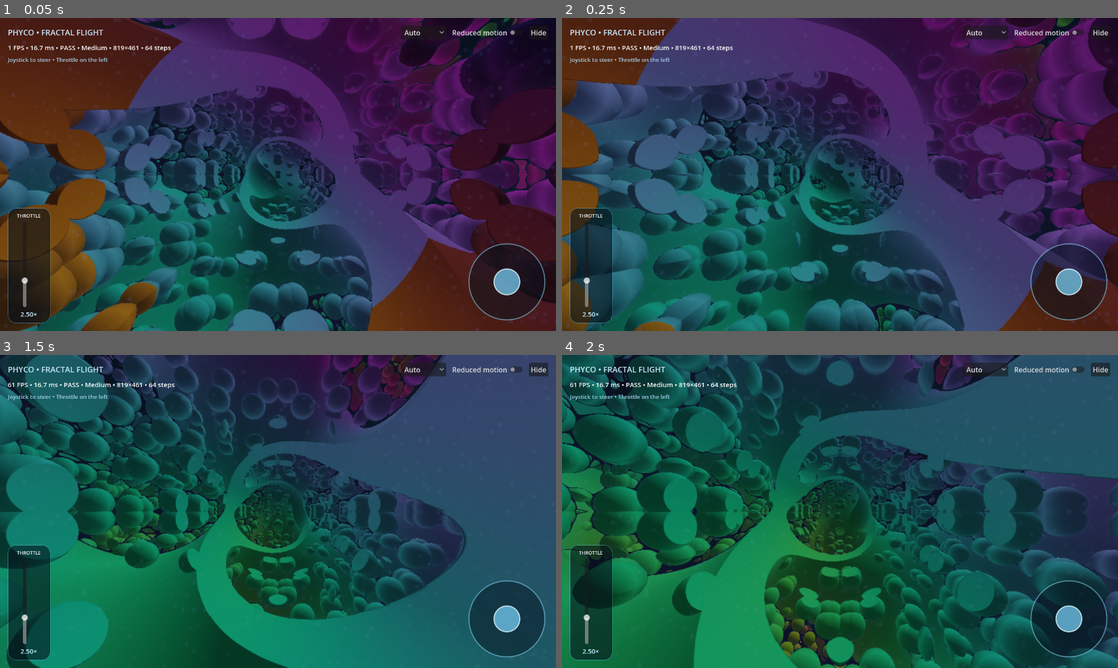
Above: before the commit, frames 1-4 (two rows, left to right).
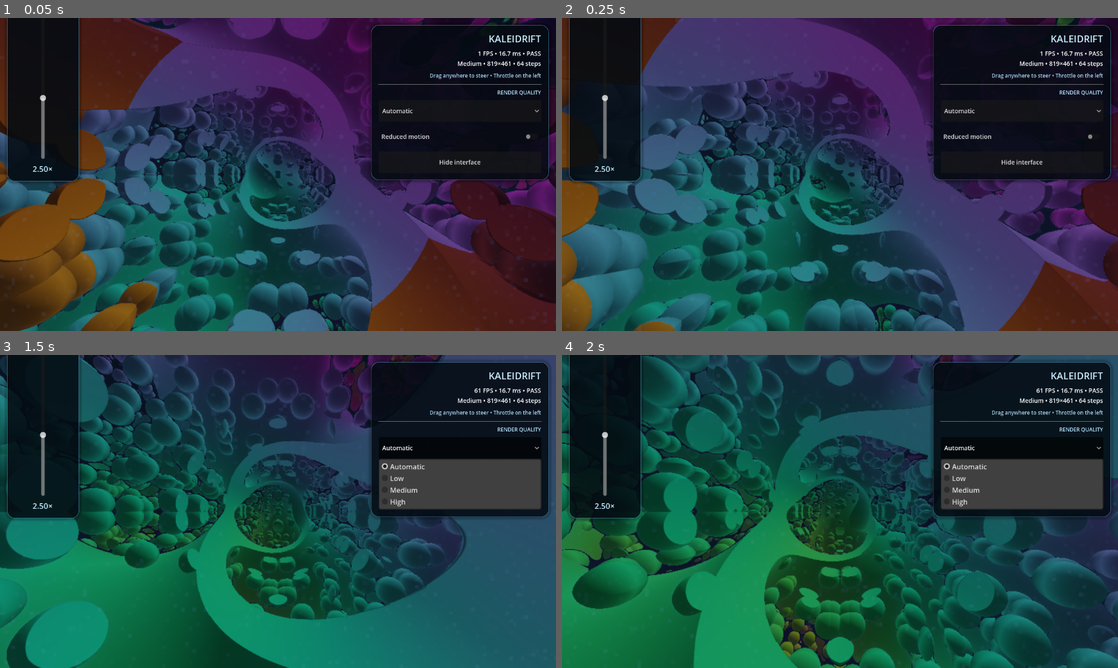
Above: after the commit, the same moments.

Repository: Chromeninja/Kaleidrift
Game: Godot game, scene res://main.tscn
Two runs of this game, one before a commit and one after it. Both use one fixed random seed, a clock stepped at 60 frames per second and the inputs below.
Inputs (mouse positions are in pixels of both pictures, inside the frame that each line leads up to):
- Up to frame 1 (0.05 s): no input
- Up to frame 2 (0.25 s): no input
- Up to frame 3 (1.5 s): click (422, 370) at 0.5 s, where only the run before the commit has a clickable "Auto"; click (461, 448) at 1.25 s, where only the run after the commit has a clickable "Automatic"
- Up to frame 4 (2 s): no input

The runs differ from the first frame. In frame 1, 24% of the frame differs, in the area x 1-99%, y 0-98%; in frame 2, 28%; in frame 3, 28%; in frame 4, 25%.

Commit message:
Refactor project name and update related configurations to KaleiDrift

Diff:
--- a/project.godot
+++ b/project.godot
@@ -14,7 +14,7 @@
 
 [application]
 
-config/name="Phyco Fractal Flight Prototype"
+config/name="KaleiDrift"
 run/main_scene="res://main.tscn"
 config/features=PackedStringArray("4.7", "Mobile")
 
--- a/scripts/main.gd
+++ b/scripts/main.gd
@@ -10,81 +10,24 @@
 	{"name": "High", "render_scale": 1.0, "steps": 84, "detail": 5, "distance": 78.0}
 ]
 
-
-class FlightJoystick:
-	extends Control
-
-	signal moved(value: Vector2)
-
-	var knob_offset := Vector2.ZERO
-	var touch_id := -1
-	var mouse_down := false
-
-	func _ready() -> void:
-		mouse_filter = Control.MOUSE_FILTER_STOP
-		gui_input.connect(_on_gui_input)
-		resized.connect(queue_redraw)
-
-	func _draw() -> void:
-		var center := size * 0.5
-		var radius := minf(size.x, size.y) * 0.46
-		draw_circle(center, radius, Color(0.02, 0.07, 0.12, 0.48))
-		draw_arc(center, radius, 0.0, TAU, 64, Color(0.55, 0.88, 1.0, 0.58), 2.0, true)
-		draw_circle(center + knob_offset, radius * 0.34, Color(0.48, 0.84, 1.0, 0.7))
-		draw_arc(center + knob_offset, radius * 0.34, 0.0, TAU, 40, Color(0.9, 0.98, 1.0, 0.9), 2.0, true)
-
-	func _on_gui_input(event: InputEvent) -> void:
-		if event is InputEventScreenTouch:
-			if event.pressed and touch_id == -1:
-				touch_id = event.index
-				_update_pointer(event.position)
-				accept_event()
-			elif not event.pressed and event.index == touch_id:
-				touch_id = -1
-				_release_pointer()
-				accept_event()
-		elif event is InputEventScreenDrag and event.index == touch_id:
-			_update_pointer(event.position)
-			accept_event()
-		elif event is InputEventMouseButton and event.button_index == MOUSE_BUTTON_LEFT:
-			mouse_down = event.pressed
-			if mouse_down:
-				_update_pointer(event.position)
-			else:
-				_release_pointer()
-			accept_event()
-		elif event is InputEventMouseMotion and mouse_down:
-			_update_pointer(event.position)
-			accept_event()
-
-	func _update_pointer(local_position: Vector2) -> void:
-		var radius := minf(size.x, size.y) * 0.46
-		knob_offset = (local_position - size * 0.5).limit_length(radius)
-		moved.emit(knob_offset / radius)
-		queue_redraw()
-
-	func _release_pointer() -> void:
-		knob_offset = Vector2.ZERO
-		moved.emit(Vector2.ZERO)
-		queue_redraw()
-
-
 var render_viewport: SubViewport
 var render_rect: ColorRect
 var output_rect: TextureRect
 var shader_material: ShaderMaterial
 var hud_layer: CanvasLayer
 var safe_root: MarginContainer
-var top_bar: HBoxContainer
+var throttle_panel: PanelContainer
+var info_panel: PanelContainer
 var title_label: Label
 var metrics_label: Label
 var status_label: Label
+var throttle_label: Label
 var speed_slider: VSlider
 var speed_readout: Label
-var throttle_panel: PanelContainer
-var joystick: FlightJoystick
+var quality_label: Label
 var quality_selector: OptionButton
 var reduced_motion_toggle: CheckButton
+var hide_button: Button
 
 var camera_position := Vector3(0.0, 0.0, 2.0)
 var yaw := 0.0
@@ -96,8 +39,8 @@
 var evaluation_elapsed := 0.0
 var stable_fast_elapsed := 0.0
 var frame_ms_samples: Array[float] = []
-var joystick_vector := Vector2.ZERO
-var free_drag_active := false
+var steering_touch_id := -1
+var steering_mouse_active := false
 var hud_visible := true
 
 
@@ -107,14 +50,19 @@
 	_resize_render_target()
 	_apply_quality(current_quality)
 	get_viewport().size_changed.connect(_on_viewport_size_changed)
-	status_label.text = "Joystick to steer • Throttle on the left"
+	status_label.text = "Drag anywhere to steer • Throttle on the left"
+
+
+func _notification(what: int) -> void:
+	if what == NOTIFICATION_WM_GO_BACK_REQUEST:
+		if not hud_visible:
+			_set_hud_visible(true)
+		else:
+			get_tree().quit()
 
 
 func _process(delta: float) -> void:
 	elapsed += delta
-	if joystick_vector.length_squared() > 0.0001:
-		_apply_steering_delta(joystick_vector * 420.0 * delta)
-
 	var basis := Basis.from_euler(Vector3(pitch, yaw, 0.0))
 	var forward := -basis.z.normalized()
 	var right := basis.x.normalized()
@@ -138,6 +86,10 @@
 
 
 func _input(event: InputEvent) -> void:
+	if event.is_action_pressed("ui_cancel") and not hud_visible:
+		_set_hud_visible(true)
+		get_viewport().set_input_as_handled()
+		return
 	if event.is_action_pressed("toggle_hud"):
 		_set_hud_visible(not hud_visible)
 		return
@@ -145,19 +97,24 @@
 		_reset_flight()
 		return
 	if event is InputEventScreenTouch:
-		if event.pressed and not hud_visible and event.position.x < 120.0 and event.position.y < 120.0:
-			_set_hud_visible(true)
+		if event.pressed and steering_touch_id == -1 and not _is_over_hud_control(event.position):
+			steering_touch_id = event.index
+		elif not event.pressed and event.index == steering_touch_id:
+			steering_touch_id = -1
+	elif event is InputEventScreenDrag and event.index == steering_touch_id:
+		_apply_steering_delta(event.relative)
 	elif event is InputEventMouseButton and event.button_index == MOUSE_BUTTON_LEFT:
-		# When the HUD is hidden, retain the original desktop drag-anywhere steering.
-		if not hud_visible and event.position.x > get_viewport().get_visible_rect().size.x * 0.45:
-			free_drag_active = event.pressed
-	elif event is InputEventMouseMotion and free_drag_active:
+		if event.pressed:
+			steering_mouse_active = not _is_over_hud_control(event.position)
+		else:
+			steering_mouse_active = false
+	elif event is InputEventMouseMotion and steering_mouse_active:
 		_apply_steering_delta(event.relative)
 
 
 func _build_render_pipeline() -> void:
 	render_viewport = SubViewport.new()
-	render_viewport.name = "FractalViewport"
+	render_viewport.name = "KaleiDriftViewport"
 	render_viewport.disable_3d = true
 	render_viewport.render_target_update_mode = SubViewport.UPDATE_ALWAYS
 	render_viewport.transparent_bg = false
@@ -186,90 +143,53 @@
 	hud_layer = CanvasLayer.new()
 	hud_layer.name = "HUD"
 	add_child(hud_layer)
-
 	safe_root = MarginContainer.new()
 	safe_root.set_anchors_and_offsets_preset(Control.PRESET_FULL_RECT)
 	hud_layer.add_child(safe_root)
 
-	var layout := VBoxContainer.new()
-	layout.add_theme_constant_override("separation", 8)
-	safe_root.add_child(layout)
-
-	top_bar = HBoxContainer.new()
-	top_bar.add_theme_constant_override("separation", 8)
-	layout.add_child(top_bar)
-	title_label = Label.new()
-	title_label.text = "PHYCO • FRACTAL FLIGHT"
-	title_label.add_theme_font_size_override("font_size", 18)
-	title_label.add_theme_color_override("font_color", Color(0.80, 0.93, 1.0))
-	top_bar.add_child(title_label)
-	var spacer := Control.new()
-	spacer.size_flags_horizontal = Control.SIZE_EXPAND_FILL
-	top_bar.add_child(spacer)
-	quality_selector = OptionButton.new()
-	quality_selector.add_item("Auto")
-	for preset in QUALITY_PRESETS:
-		quality_selector.add_item(str(preset["name"]))
-	quality_selector.item_selected.connect(_on_quality_selected)
-	top_bar.add_child(quality_selector)
-	reduced_motion_toggle = CheckButton.new()
-	reduced_motion_toggle.text = "Reduced motion"
-	reduced_motion_toggle.toggled.connect(_on_reduced_motion_toggled)
-	top_bar.add_child(reduced_motion_toggle)
-	var hide_button := Button.new()
-	hide_button.text = "Hide"
-	hide_button.pressed.connect(func() -> void: _set_hud_visible(false))
-	top_bar.add_child(hide_button)
-
-	metrics_label = Label.new()
-	metrics_label.add_theme_font_size_override("font_size", 15)
-	layout.add_child(metrics_label)
-	status_label = Label.new()
-	status_label.add_theme_font_size_override("font_size", 13)
-	status_label.add_theme_color_override("font_color", Color(0.67, 0.83, 0.94))
-	layout.add_child(status_label)
-
-	var controls := Control.new()
-	controls.size_flags_vertical = Control.SIZE_EXPAND_FILL
-	layout.add_child(controls)
-	_build_throttle(controls)
-	joystick = FlightJoystick.new()
-	joystick.set_anchors_preset(Control.PRESET_BOTTOM_RIGHT)
-	joystick.grow_horizontal = Control.GROW_DIRECTION_BEGIN
-	joystick.grow_vertical = Control.GROW_DIRECTION_BEGIN
-	joystick.moved.connect(func(value: Vector2) -> void: joystick_vector = value)
-	controls.add_child(joystick)
+	var overlay := Control.new()
+	overlay.mouse_filter = Control.MOUSE_FILTER_IGNORE
+	safe_root.add_child(overlay)
+	_build_throttle(overlay)
+	_build_info_panel(overlay)
 	_update_safe_layout()
+
+
+func _panel_style() -> StyleBoxFlat:
+	var style := StyleBoxFlat.new()
+	style.bg_color = Color(0.015, 0.045, 0.075, 0.82)
+	style.border_color = Color(0.42, 0.82, 1.0, 0.48)
+	style.set_border_width_all(1)
+	style.set_corner_radius_all(18)
+	style.shadow_color = Color(0.0, 0.0, 0.0, 0.3)
+	style.shadow_size = 8
+	return style
 
 
 func _build_throttle(parent: Control) -> void:
 	throttle_panel = PanelContainer.new()
-	throttle_panel.set_anchors_preset(Control.PRESET_BOTTOM_LEFT)
+	throttle_panel.set_anchors_preset(Control.PRESET_CENTER_LEFT)
 	throttle_panel.grow_horizontal = Control.GROW_DIRECTION_END
-	throttle_panel.grow_vertical = Control.GROW_DIRECTION_BEGIN
-	var panel_style := StyleBoxFlat.new()
-	panel_style.bg_color = Color(0.02, 0.06, 0.10, 0.58)
-	panel_style.border_color = Color(0.45, 0.82, 1.0, 0.38)
-	panel_style.set_border_width_all(1)
-	panel_style.set_corner_radius_all(18)
-	panel_style.content_margin_left = 10
-	panel_style.content_margin_right = 10
-	panel_style.content_margin_top = 10
-	panel_style.content_margin_bottom = 10
-	throttle_panel.add_theme_stylebox_override("panel", panel_style)
+	throttle_panel.grow_vertical = Control.GROW_DIRECTION_BOTH
+	var style := _panel_style()
+	style.content_margin_left = 14
+	style.content_margin_right = 14
+	style.content_margin_top = 16
+	style.content_margin_bottom = 16
+	throttle_panel.add_theme_stylebox_override("panel", style)
 	parent.add_child(throttle_panel)
 
 	var box := VBoxContainer.new()
 	box.alignment = BoxContainer.ALIGNMENT_CENTER
-	box.add_theme_constant_override("separation", 5)
+	box.add_theme_constant_override("separation", 10)
 	throttle_panel.add_child(box)
-	var label := Label.new()
-	label.text = "THROTTLE"
-	label.horizontal_alignment = HORIZONTAL_ALIGNMENT_CENTER
-	label.add_theme_font_size_override("font_size", 11)
-	box.add_child(label)
+	throttle_label = Label.new()
+	throttle_label.text = "THROTTLE"
+	throttle_label.horizontal_alignment = HORIZONTAL_ALIGNMENT_CENTER
+	throttle_label.add_theme_color_override("font_color", Color(0.72, 0.9, 1.0))
+	box.add_child(throttle_label)
 	speed_slider = VSlider.new()
-	speed_slider.custom_minimum_size = Vector2(58, 130)
+	speed_slider.size_flags_horizontal = Control.SIZE_EXPAND_FILL
 	speed_slider.size_flags_vertical = Control.SIZE_EXPAND_FILL
 	speed_slider.min_value = 0.25
 	speed_slider.max_value = 8.0
@@ -280,15 +200,75 @@
 	speed_readout = Label.new()
 	speed_readout.text = "%.2f×" % speed
 	speed_readout.horizontal_alignment = HORIZONTAL_ALIGNMENT_CENTER
-	speed_readout.add_theme_font_size_override("font_size", 15)
 	speed_readout.add_theme_color_override("font_color", Color(0.78, 0.94, 1.0))
 	box.add_child(speed_readout)
 
 
+func _build_info_panel(parent: Control) -> void:
+	info_panel = PanelContainer.new()
+	info_panel.set_anchors_preset(Control.PRESET_TOP_RIGHT)
+	info_panel.grow_horizontal = Control.GROW_DIRECTION_BEGIN
+	var style := _panel_style()
+	style.content_margin_left = 18
+	style.content_margin_right = 18
+	style.content_margin_top = 16
+	style.content_margin_bottom = 16
+	info_panel.add_theme_stylebox_override("panel", style)
+	parent.add_child(info_panel)
+
+	var content := VBoxContainer.new()
+	content.add_theme_constant_override("separation", 9)
+	info_panel.add_child(content)
+	title_label = Label.new()
+	title_label.text = "KALEIDRIFT"
+	title_label.horizontal_alignment = HORIZONTAL_ALIGNMENT_RIGHT
+	title_label.add_theme_color_override("font_color", Color(0.80, 0.94, 1.0))
+	content.add_child(title_label)
+	metrics_label = Label.new()
+	metrics_label.horizontal_alignment = HORIZONTAL_ALIGNMENT_RIGHT
+	metrics_label.autowrap_mode = TextServer.AUTOWRAP_WORD_SMART
+	content.add_child(metrics_label)
+	status_label = Label.new()
+	status_label.horizontal_alignment = HORIZONTAL_ALIGNMENT_RIGHT
+	status_label.autowrap_mode = TextServer.AUTOWRAP_WORD_SMART
+	status_label.add_theme_color_override("font_color", Color(0.67, 0.83, 0.94))
+	content.add_child(status_label)
+	var divider := HSeparator.new()
+	content.add_child(divider)
+	quality_label = Label.new()
+	quality_label.text = "RENDER QUALITY"
+	quality_label.horizontal_alignment = HORIZONTAL_ALIGNMENT_RIGHT
+	quality_label.add_theme_color_override("font_color", Color(0.72, 0.9, 1.0))
+	content.add_child(quality_label)
+	quality_selector = OptionButton.new()
+	quality_selector.add_item("Automatic")
+	for preset in QUALITY_PRESETS:
+		quality_selector.add_item(str(preset["name"]))
+	quality_selector.item_selected.connect(_on_quality_selected)
+	content.add_child(quality_selector)
+	reduced_motion_toggle = CheckButton.new()
+	reduced_motion_toggle.text = "Reduced motion"
+	reduced_motion_toggle.toggled.connect(_on_reduced_motion_toggled)
+	content.add_child(reduced_motion_toggle)
+	hide_button = Button.new()
+	hide_button.text = "Hide interface"
+	hide_button.pressed.connect(func() -> void: _set_hud_visible(false))
+	content.add_child(hide_button)
+
+
 func _apply_steering_delta(delta_pixels: Vector2) -> void:
 	const SENSITIVITY := 0.0035
-	yaw -= delta_pixels.x * SENSITIVITY
-	pitch = clamp(pitch - delta_pixels.y * SENSITIVITY, -1.45, 1.45)
+	yaw = wrapf(yaw - delta_pixels.x * SENSITIVITY, -PI, PI)
+	pitch = wrapf(pitch - delta_pixels.y * SENSITIVITY, -PI, PI)
+
+
+func _is_over_hud_control(position: Vector2) -> bool:
+	if not hud_visible:
+		return false
+	return (
+		throttle_panel.get_global_rect().has_point(position)
+		or info_panel.get_global_rect().has_point(position)
+	)
 
 
 func _on_speed_changed(value: float) -> void:
@@ -321,22 +301,47 @@
 		var reported_safe_area := DisplayServer.get_display_safe_area()
 		if reported_safe_area.size.x > 0 and reported_safe_area.size.y > 0:
 			safe_rect = reported_safe_area
-	var padding := maxi(12, int(mini(window_size.x, window_size.y) * 0.025))
+	var short_side := float(mini(window_size.x, window_size.y))
+	var ui_scale := clampf(short_side / 720.0, 0.85, 2.2)
+	var padding := maxi(roundi(14.0 * ui_scale), roundi(short_side * 0.022))
 	safe_root.add_theme_constant_override("margin_left", safe_rect.position.x + padding)
 	safe_root.add_theme_constant_override("margin_top", safe_rect.position.y + padding)
 	safe_root.add_theme_constant_override("margin_right", window_size.x - safe_rect.end.x + padding)
 	safe_root.add_theme_constant_override("margin_bottom", window_size.y - safe_rect.end.y + padding)
 
-	var short_side := minf(window_size.x, window_size.y)
-	var joystick_size := clampf(short_side * 0.27, 132.0, 190.0)
-	joystick.custom_minimum_size = Vector2(joystick_size, joystick_size)
-	throttle_panel.custom_minimum_size = Vector2(
-		clampf(short_side * 0.15, 82.0, 98.0),
-		clampf(window_size.y * 0.40, 190.0, 265.0)
+	var portrait := window_size.y > window_size.x
+	var available_height := float(safe_rect.size.y - padding * 2)
+	var throttle_width := clampf(
+		float(window_size.x) * (0.24 if portrait else 0.13),
+		100.0 * ui_scale,
+		180.0 * ui_scale
 	)
-	var portrait := window_size.y > window_size.x
-	title_label.visible = not portrait or window_size.x >= 650
-	reduced_motion_toggle.text = "Reduced" if portrait else "Reduced motion"
+	var throttle_height := available_height * (0.66 if portrait else 0.82)
+	throttle_panel.custom_minimum_size = Vector2(throttle_width, throttle_height)
+	throttle_panel.position = Vector2(0.0, -throttle_height * 0.5)
+	speed_slider.custom_minimum_size = Vector2(64.0 * ui_scale, 180.0 * ui_scale)
+
+	var info_width := clampf(
+		float(window_size.x) * (0.60 if portrait else 0.34),
+		250.0 * ui_scale,
+		410.0 * ui_scale
+	)
+	info_panel.custom_minimum_size = Vector2(info_width, 0.0)
+	var touch_height := 50.0 * ui_scale
+	quality_selector.custom_minimum_size = Vector2(0.0, touch_height)
+	reduced_motion_toggle.custom_minimum_size = Vector2(0.0, touch_height)
+	hide_button.custom_minimum_size = Vector2(0.0, touch_height)
+
+	var body_font := roundi(14.0 * ui_scale)
+	title_label.add_theme_font_size_override("font_size", roundi(22.0 * ui_scale))
+	metrics_label.add_theme_font_size_override("font_size", body_font)
+	status_label.add_theme_font_size_override("font_size", roundi(12.0 * ui_scale))
+	quality_label.add_theme_font_size_override("font_size", roundi(12.0 * ui_scale))
+	throttle_label.add_theme_font_size_override("font_size", roundi(12.0 * ui_scale))
+	speed_readout.add_theme_font_size_override("font_size", roundi(18.0 * ui_scale))
+	quality_selector.add_theme_font_size_override("font_size", body_font)
+	reduced_motion_toggle.add_theme_font_size_override("font_size", body_font)
+	hide_button.add_theme_font_size_override("font_size", body_font)
 
 
 func _resize_render_target() -> void:
@@ -358,7 +363,7 @@
 	shader_material.set_shader_parameter("max_distance", float(preset["distance"]))
 	_resize_render_target()
 	if is_instance_valid(status_label):
-		status_label.text = "Quality changed to %s" % str(preset["name"])
+		status_label.text = "Quality: %s" % str(preset["name"])
 
 
 func _evaluate_automatic_quality() -> void:
@@ -383,7 +388,7 @@
 func _update_metrics(latest_frame_ms: float) -> void:
 	var preset: Dictionary = QUALITY_PRESETS[current_quality]
 	var target_state := "PASS" if latest_frame_ms <= TARGET_FRAME_MS else "OVER"
-	metrics_label.text = "%d FPS • %.1f ms • %s • %s • %d×%d • %d steps" % [
+	metrics_label.text = "%d FPS • %.1f ms • %s\n%s • %d×%d • %d steps" % [
 		Engine.get_frames_per_second(), latest_frame_ms, target_state, str(preset["name"]),
 		render_viewport.size.x, render_viewport.size.y, int(preset["steps"])
 	]
@@ -391,11 +396,9 @@
 
 func _set_hud_visible(visible: bool) -> void:
 	hud_visible = visible
-	for child in hud_layer.get_children():
-		child.visible = visible
-	if not visible:
-		status_label.text = ""
-		joystick_vector = Vector2.ZERO
+	safe_root.visible = visible
+	steering_touch_id = -1
+	steering_mouse_active = false
 
 
 func _reset_flight() -> void:
Not shown, changed: export_presets.cfg
Not shown, changed: DEVICE_TEST_MATRIX.md
Not shown, changed: README.md
